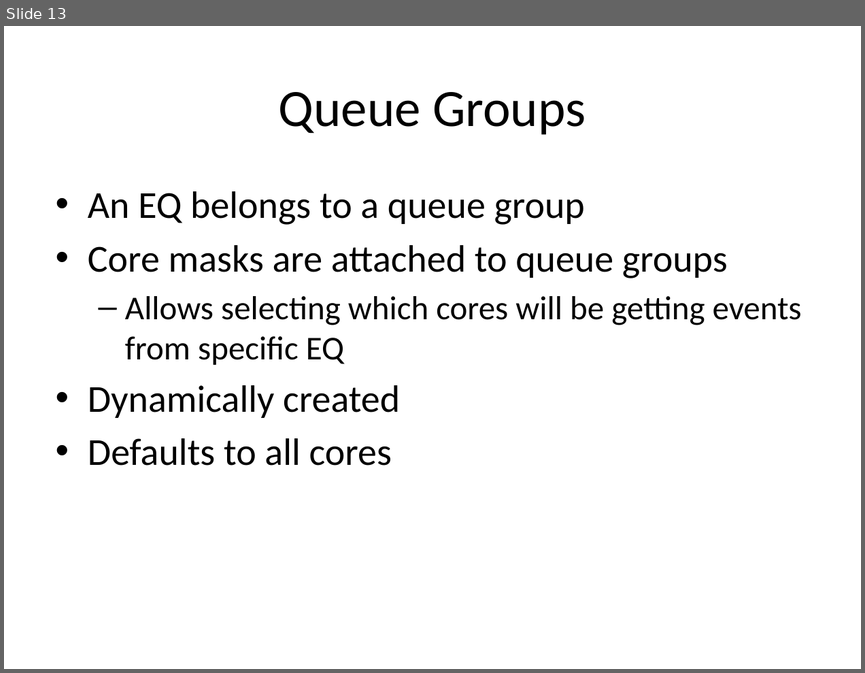
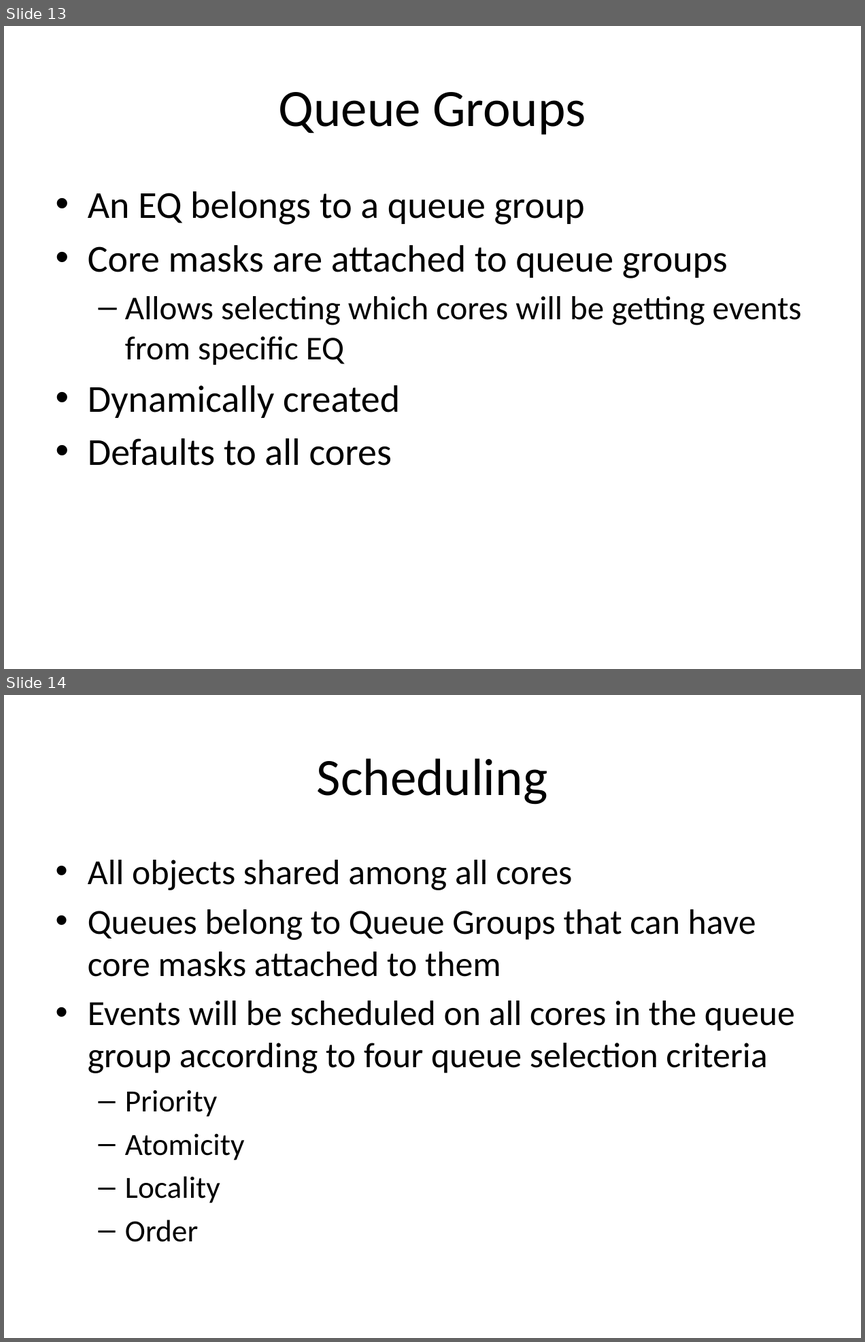
Before and after one commit to vuoristo/masters-thesis, a slide deck: thesis_method.pptx. Shown one above the other, each under a label of ours: slide 13 before the commit, slides 13 and 14 after it. The pictures are 865x673 and 865x1342 pixels, drawn with LibreOffice and Linux fonts; fonts in the diff are those of the drawing. Boxes give left, top, right and bottom in pixels: in the first picture for what was removed or moved away, otherwise in the second. Text is boxed around its words. In the diff, an @@ line names an element or a change of style, - is before the commit and + after.

Commit message:
adds slide for Scheduling

```diff
--- a/thesis_method.pptx
+++ b/thesis_method.pptx
@@ slide 14 added at bbox=[4, 695, 861, 1338], background #FFFFFF @@
@@ title added at bbox=[317, 758, 547, 804], 44 pt, text #000000 @@
+Scheduling
@@ text added at bbox=[88, 860, 795, 1242], 29.6 pt, text #000000 @@
+• All objects shared among all cores
+• Queues belong to Queue Groups that can have core masks attached to them
+• Events will be scheduled on all cores in the queue group according to four queue selection criteria
+  – Priority
+  – Atomicity
+  – Locality
+  – Order
```
